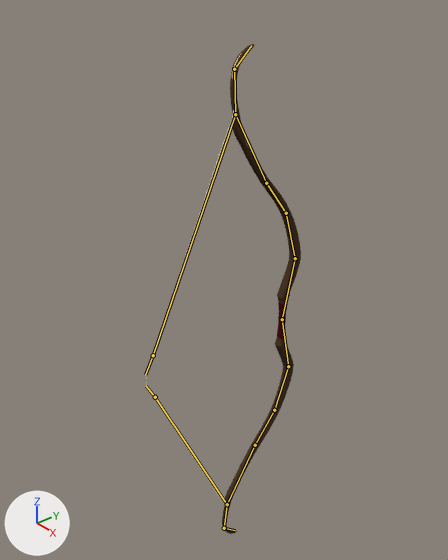
Renders of the Blender file Assets/Bows/BasicRecurve.blend from each side of a commit.
Camera for both pictures: a camera (50 mm lens) standing at (1.091, -1.144, 0.994) and looking at (-0.074, -0.164, 0.161). The axes (+X, +Y, +Z) are drawn at lower left. The lights are the same throughout. Both versions are drawn at frame 6 of the action 'BowRigAction'; the numbers are the values there. The bones that bend it are drawn over the model as lines.

Names of what the first picture shows: 'Bow'.
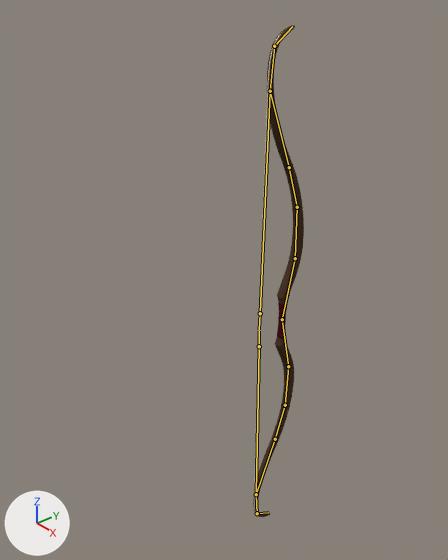
Commit message: Better Bow Animation

Changed parts and their boxes [x1, y1, x2, y2] in the pictures (448 x 560 px):
'Bow', posed (67% narrower): before [146, 44, 301, 534]; after [253, 25, 304, 517]
bone 'Limb1.B', root to tip: before (288, 366) to (274, 410); after (288, 366) to (285, 405)
bone 'Limb2.B', root to tip: before (274, 410) to (255, 445); after (285, 405) to (275, 439)
bone 'Limb3.B', root to tip: before (255, 445) to (227, 504); after (275, 439) to (256, 494)
bone 'String1.B', root to tip: before (227, 504) to (155, 397); after (256, 494) to (259, 346)
bone 'Limb1.T', root to tip: before (295, 258) to (286, 213); after (295, 258) to (297, 207)
bone 'Limb2.T', root to tip: before (286, 213) to (266, 183); after (297, 207) to (289, 167)
bone 'Limb3.T', root to tip: before (266, 183) to (235, 114); after (289, 167) to (270, 91)
bone 'String1.T', root to tip: before (235, 114) to (153, 355); after (270, 91) to (260, 313)

The change in detail:
Bone 'Limb1.B' (bone_limb1_b) turns from (19, 0, -1) to (0, 0, 0) degrees about its own x, y and z.
Bone 'Limb2.B' (bone_limb2_b) turns from (-4, 0, 0) to (0, 0, 0) degrees about its own x, y and z.
Bone 'Limb3.B' (bone_limb3_b) turns from (10, 0, 0) to (0, 0, 0) degrees about its own x, y and z.
Bone 'String1.B' (bone_string1_b) turns from (34, 0, 0) to (0, 0, 0) degrees about its own x, y and z.
Bone 'Limb1.T' (bone_limb1_t) turns from (-16, 0, 0) to (0, 0, 0) degrees about its own x, y and z.
Bone 'Limb2.T' (bone_limb2_t) turns from (3, 0, 0) to (0, 0, 0) degrees about its own x, y and z.
Bone 'Limb3.T' (bone_limb3_t) turns from (-11, 0, 0) to (0, 0, 0) degrees about its own x, y and z.
Bone 'String1.T' (bone_string1_t) turns from (-33, 0, 0) to (0, 0, 0) degrees about its own x, y and z.
